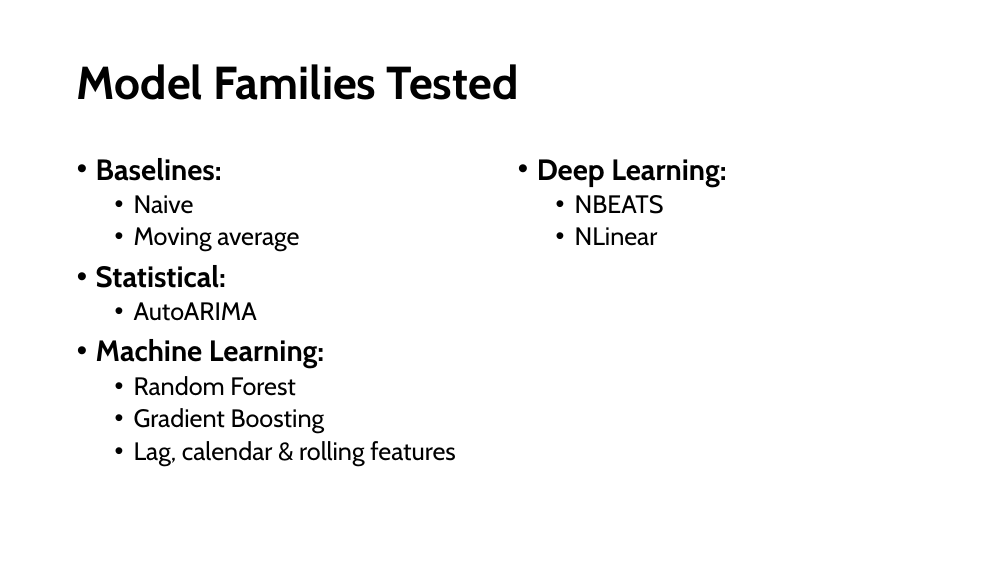
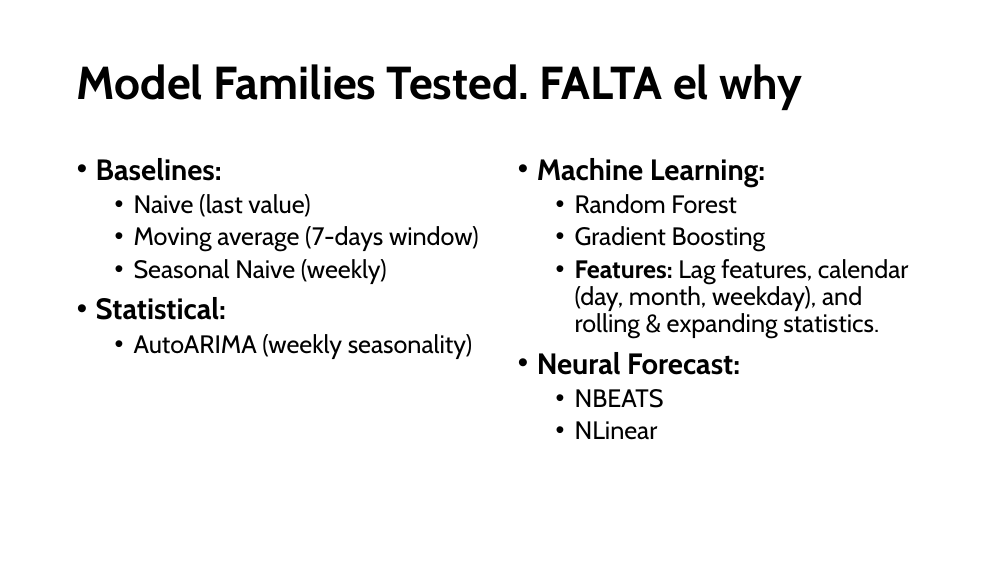
Before and after one commit to mireiamonbu/Spanish-Forecasters-MireiaMontoya-EnriqueRuiz, a slide deck: slide 9 of presentation/CapstonProject.pptx (slide 8 before the commit). Drawn at 1008x567 pixels with LibreOffice and Linux fonts; fonts in the diff are those of the drawing. Boxes give left, top, right and bottom in pixels: in the first picture for what was removed or moved away, otherwise in the second. Text is boxed around its words. In the diff, an @@ line names an element or a change of style, - is before the commit and + after.

```diff
--- a/presentation/CapstonProject.pptx
+++ b/presentation/CapstonProject.pptx
@@ title at [77,64,802,110]: text changed @@
-Model Families Tested
+Model Families Tested. FALTA el why
@@ text at [537,158,909,375]: text changed; size 28 to 24 pt; bold off @@
-• Deep Learning:
+• Machine Learning:
+  • Random Forest
+  • Gradient Boosting
+  • Features: Lag features, calendar (day, month, weekday), and rolling & expanding statistics.
+• Neural Forecast:
@@ text at [134,194,479,284]: text changed @@
-  • Naive
-  • Moving average
+  • Naive (last value)
+  • Moving average (7-days window)
+  • Seasonal Naive (weekly)
@@ text at [134,334,472,359]: text changed @@
-  • AutoARIMA
-• Machine Learning:
-  • Random Forest
-  • Gradient Boosting
-  • Lag, calendar & rolling features
+  • AutoARIMA (weekly seasonality)
```
Also in this commit, not shown: 6 other slides changed, 3 slides added, 2 slides removed.
